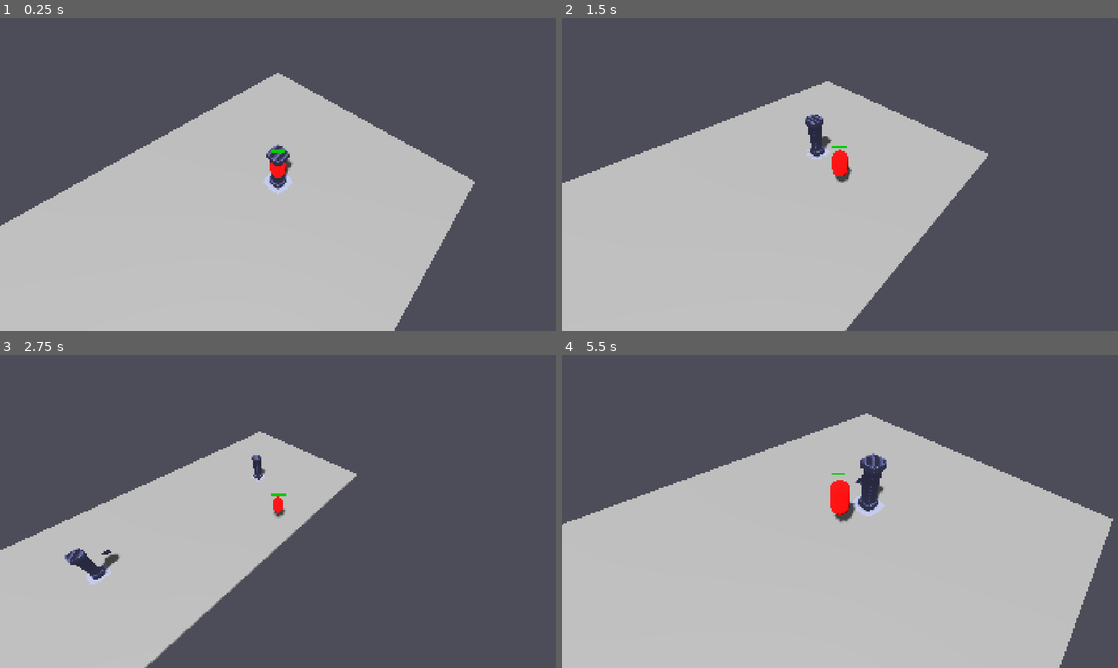
Above: before the commit, frames 1-4 (two rows, left to right).
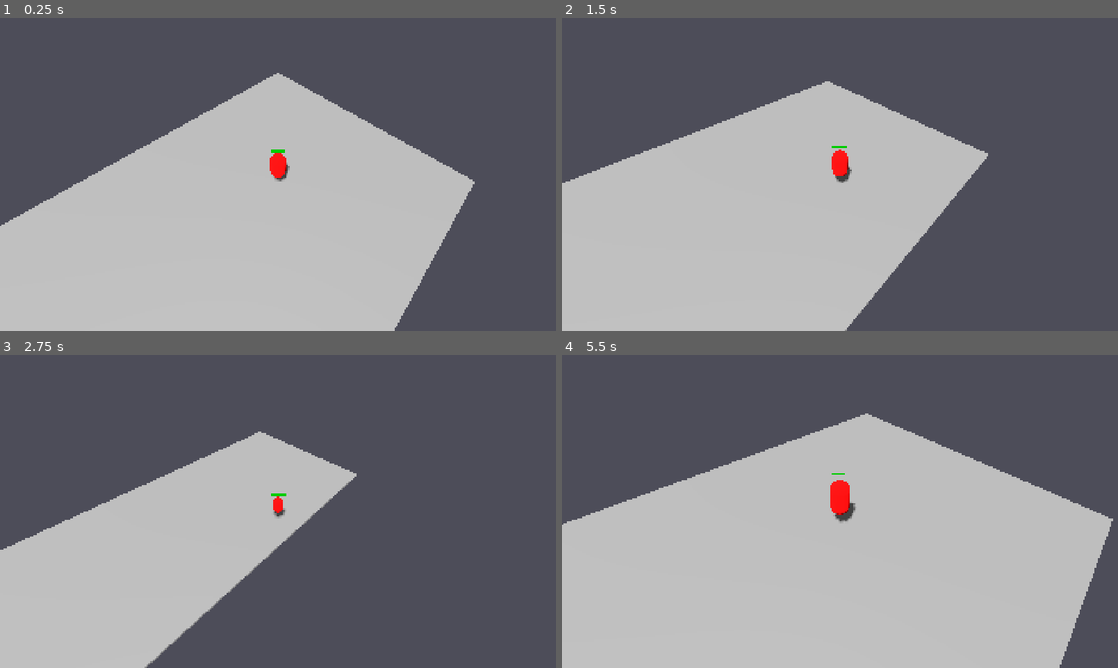
Above: after the commit, the same moments.

Repository: com-terminal-realms/tr-dungeons
Game: Godot game, scene res://scenes/main.tscn
The game is run twice, just before and just after one commit, with the same random seed, the same clock (stepped at 60 frames per second) and the same inputs.
Inputs (mouse positions are in pixels of both pictures, inside the frame that each line leads up to):
- Up to frame 1 (0.25 s): no input
- Up to frame 2 (1.5 s): move the mouse to (962, 158) at 0.52 s; hold D (move_right) 0.53-1.28 s; click (962, 158) at 0.6 s; move the mouse to (728, 190) at 1.27 s; hold S (move_back) from 1.28 s (still down); tap Mouse wheel up (zoom_in) at 1.35 s
- Up to frame 3 (2.75 s): move the mouse to (333, 442) at 2.02 s; release S (move_back) at 2.03 s; hold D (move_right) from 2.03 s (still down); hold Mouse wheel down (zoom_out) from 2.03 s (still down)
- Up to frame 4 (5.5 s): move the mouse to (812, 574) at 2.77 s; release D (move_right) at 2.78 s; release Mouse wheel down (zoom_out) at 2.78 s; hold W (move_forward) 2.78-3.53 s; click (812, 574) at 2.85 s; move the mouse to (1006, 558) at 3.52 s; hold Mouse wheel up (zoom_in) 3.53-4.28 s; hold A (move_left) 3.53-5.03 s; move the mouse to (673, 464) at 4.27 s; tap Mouse wheel down (zoom_out) at 4.35 s; move the mouse to (867, 511) at 5.02 s; hold S (move_back) from 5.03 s (still down); click (867, 511) at 5.1 s

The runs differ from the first frame. In frame 1, 0.4% of the frame differs, in the area x 47-53%, y 40-57%; in frame 2, 0.4%; in frame 3, 0.6%; in frame 4, 0.8%, in the area x 52-59%, y 31-52%.

Commit message:
fix: use correct floor asset instead of pillar
Changed from template-floor-big.glb (which was a pillar) to
template-floor.glb (actual floor tile). Now the dungeon floors
should display correctly.

Diff:
--- a/apps/game-client/scenes/main.tscn
+++ b/apps/game-client/scenes/main.tscn
@@ -5,7 +5,7 @@
 [ext_resource type="PackedScene" uid="uid://enemy_base_scene_001" path="res://scenes/enemies/enemy_base.tscn" id="2"]
 [ext_resource type="Script" path="res://scripts/camera/isometric_camera.gd" id="3"]
 [ext_resource type="Script" path="res://scripts/utils/performance_monitor.gd" id="4"]
-[ext_resource type="PackedScene" path="res://assets/models/kenney-dungeon/template-floor-big.glb" id="5"]
+[ext_resource type="PackedScene" path="res://assets/models/kenney-dungeon/template-floor.glb" id="5"]
 
 [sub_resource type="BoxMesh" id="BoxMesh_floor"]
 size = Vector3(20, 0.2, 20)
